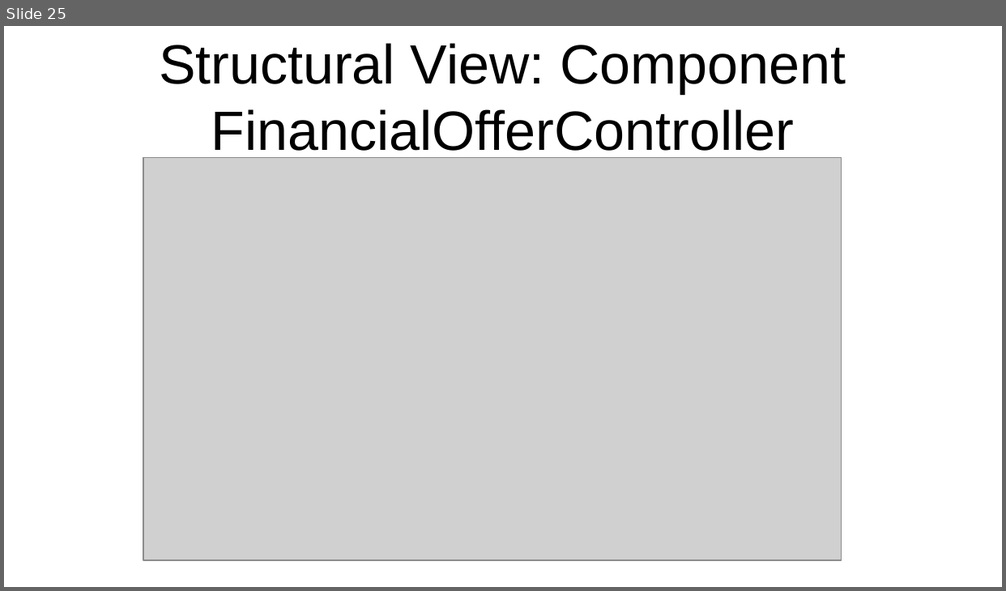
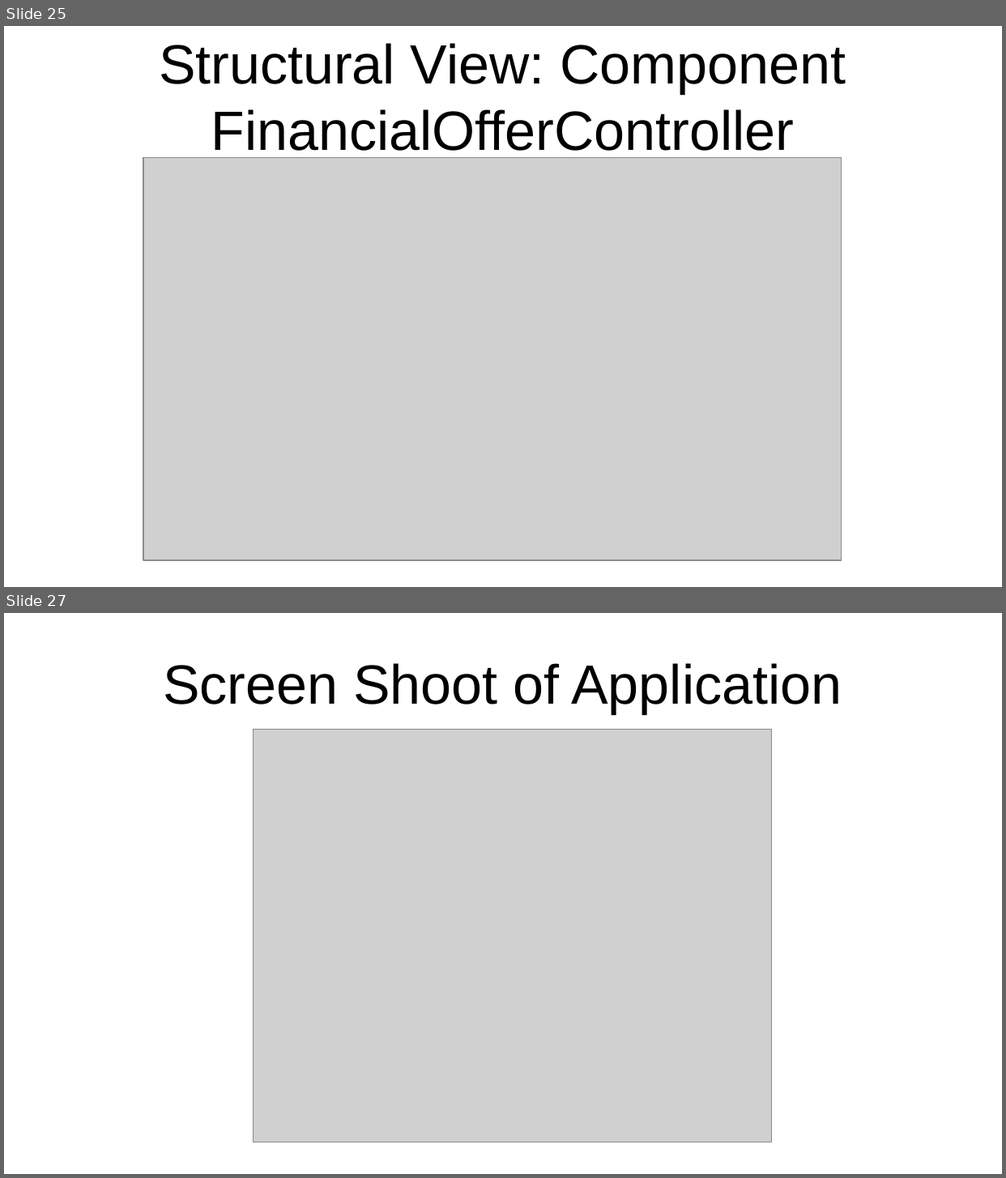
Before and after one commit to al8111/Java-UML-SWT, a slide deck: presentation.odp. Shown one above the other, each under a label of ours: slide 25 before the commit, slides 25 and 27 after it; the slides between them are not shown. The pictures are 1006x591 and 1006x1178 pixels, drawn with LibreOffice and Linux fonts; fonts in the diff are those of the drawing; grey boxes stand for pictures. Boxes give left, top, right and bottom in pixels: in the first picture for what was removed or moved away, otherwise in the second. Text is boxed around its words. In the diff, an @@ line names an element or a change of style, - is before the commit and + after.

```diff
--- a/presentation.odp
+++ b/presentation.odp
@@ slide 27 added at (x1=4, y1=613, x2=1002, y2=1174), background #FFFFFF @@
@@ title added at (x1=163, y1=663, x2=842, y2=714), 44 pt, text #000000 @@
+Screen Shoot of Application
@@ picture added at (x1=253, y1=729, x2=772, y2=1143) @@
```
Also in this commit, not shown: 1 slide changed, 1 other slide added, 2 other files.
